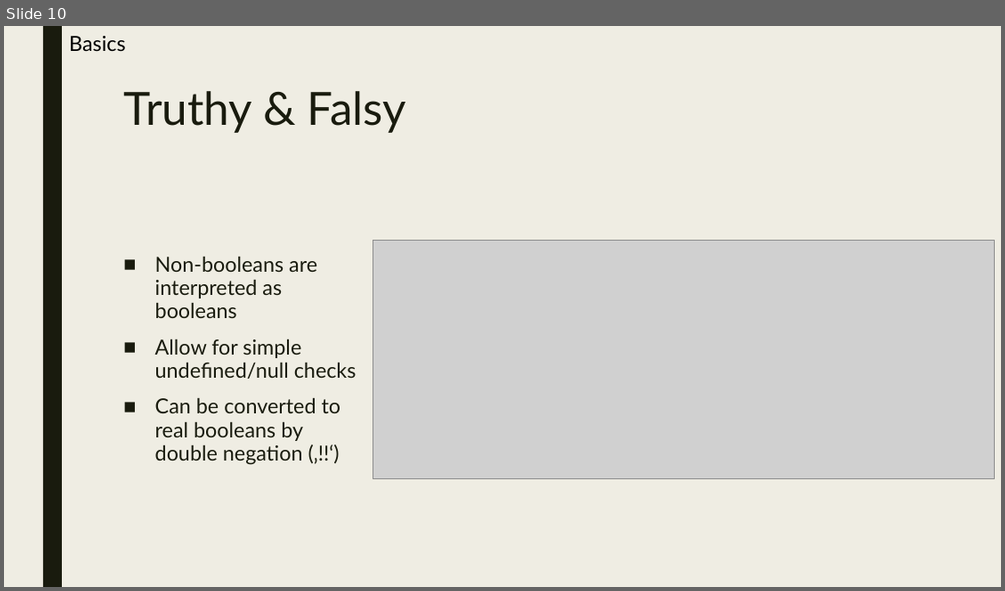
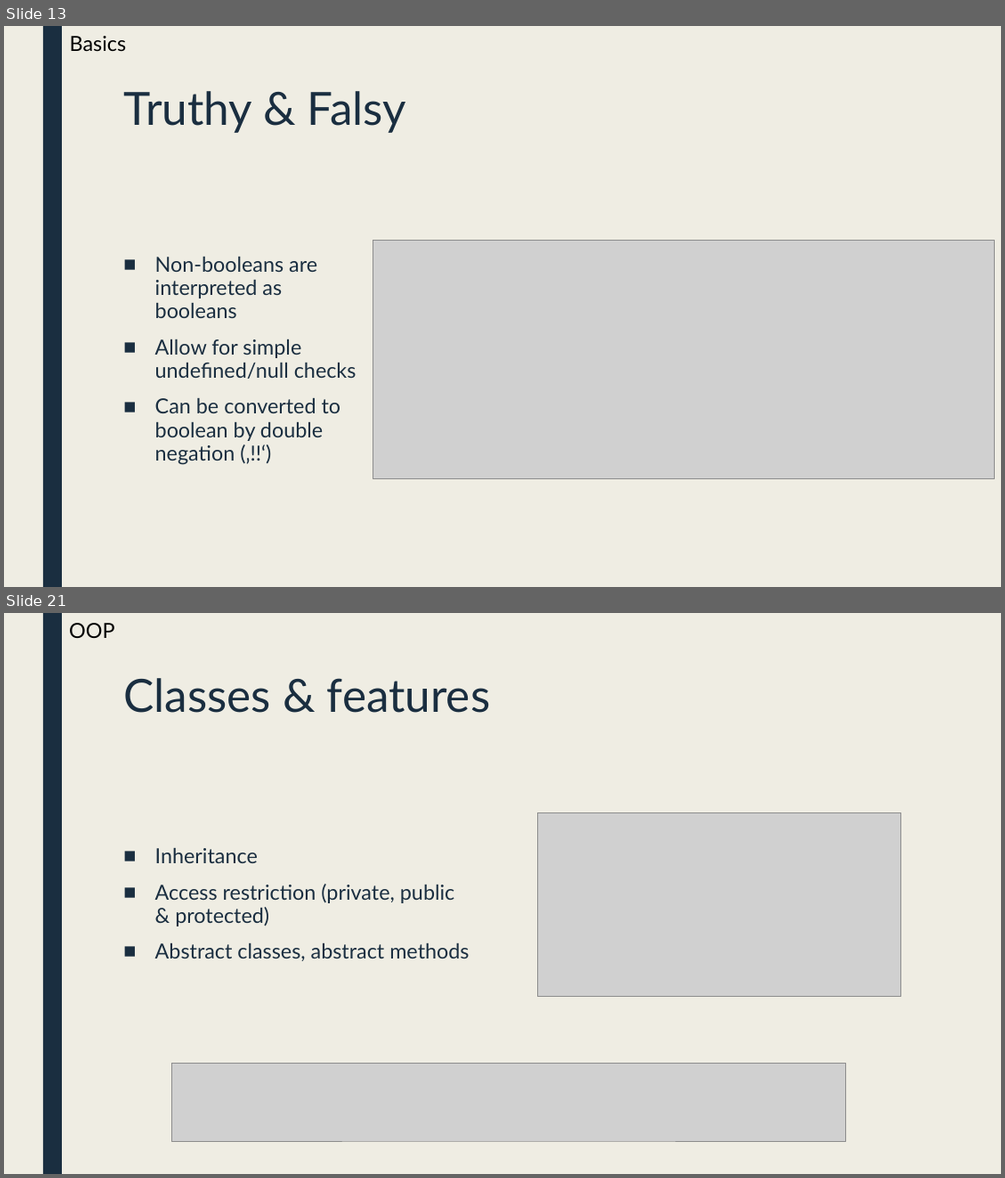
Before and after one commit to manuelhuber/typescript, a slide deck: Typescript.pptx. Shown one above the other, each under a label of ours: slide 10 before the commit, slides 13 and 21 after it; the slides between them are not shown. The pictures are 1005x591 and 1005x1178 pixels, drawn with LibreOffice and Linux fonts; fonts in the diff are those of the drawing; grey boxes stand for pictures. Boxes give left, top, right and bottom in pixels: in the first picture for what was removed or moved away, otherwise in the second. Text is boxed around its words. In the diff, an @@ line names an element or a change of style, - is before the commit and + after.

```diff
--- a/Typescript.pptx
+++ b/Typescript.pptx
@@ slide 21 added at bbox=[4, 613, 1001, 1174], background #EFEDE3; not listed: 1 template element that a slide beside it also shows @@
@@ text added at bbox=[69, 623, 114, 638], 20 pt, text #000000 @@
+OOP
@@ title added at bbox=[123, 678, 490, 713], 44 pt, text #1A2E40 @@
+Classes & features
@@ picture added at bbox=[538, 812, 901, 997] @@
@@ text added at bbox=[155, 847, 469, 961], 20 pt, text #1A2E40 @@
+■ Inheritance
+■ Access restriction (private, public & protected)
+■ Abstract classes, abstract methods
@@ picture added at bbox=[171, 1063, 845, 1141] @@
@@ what was slide 10 is now slide 13 @@
@@ slide 13 changed as well @@
@@ rectangle at bbox=[43, 26, 62, 587]: fill #191B0E to #1A2E40 @@
@@ title "Truthy & Falsy" at bbox=[123, 91, 406, 133]: text colour #191B0E to #1A2E40 @@
@@ text at bbox=[155, 256, 356, 378]: text colour #191B0E to #1A2E40 in "Non-booleans are interpreted as booleans", "Allow for simple undefined/null checks" @@
@@ text at bbox=[155, 397, 341, 465]: text changed; text colour #191B0E to #1A2E40 @@
-■ Can be converted to real booleans by double negation (‚!!‘)
+■ Can be converted to boolean by double negation (‚!!‘)
```
Also in this commit, not shown: 9 other slides changed, 37 other slides added, 2 other files.
